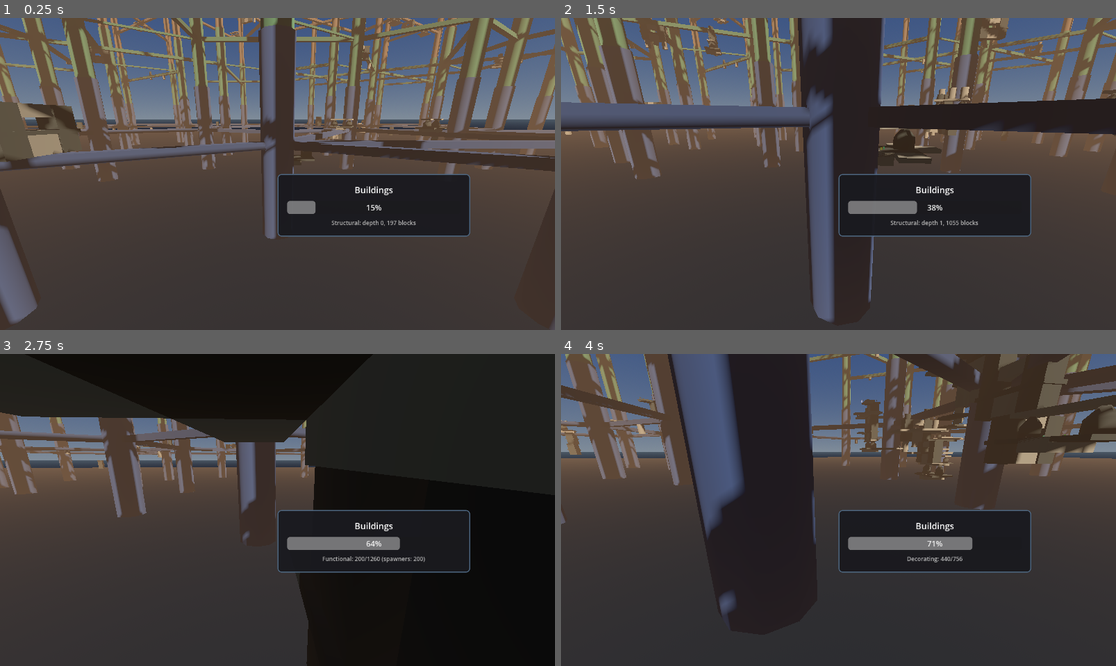
Above: before the commit, frames 1-4 (two rows, left to right).
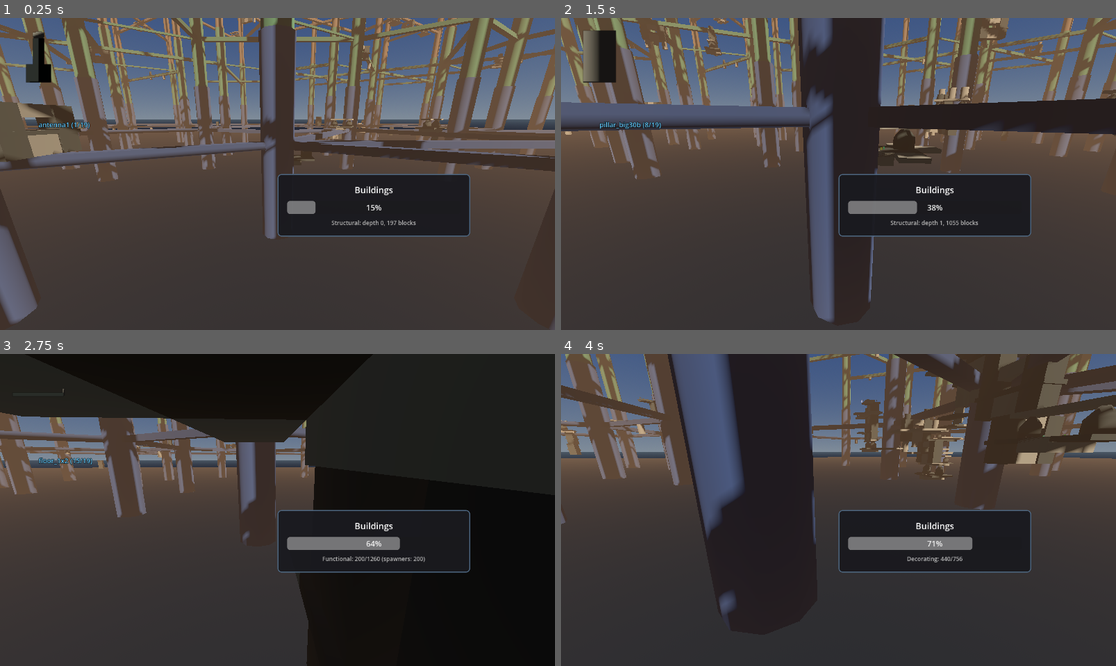
Above: after the commit, the same moments.

Repository: TaxiService/fcar
Game: Godot game, scene res://city/city_test.tscn
Two runs of this game, one before a commit and one after it. Both use one fixed random seed, a clock stepped at 60 frames per second and the inputs below.
Inputs (mouse positions are in pixels of both pictures, inside the frame that each line leads up to):
- Up to frame 1 (0.25 s): no input
- Up to frame 2 (1.5 s): tap Enter at 0.5 s; move the mouse to (866, 174) at 0.52 s; hold W (forward) from 0.53 s (still down); tap Shift (boost) at 0.6 s; click (866, 174) at 0.67 s; tap Space (jump) at 0.77 s; move the mouse to (810, 174) at 1.27 s; tap R (confirm) at 1.35 s
- Up to frame 3 (2.75 s): keep holding W (forward); tap Space (jump) at 1.52 s; move the mouse to (288, 503) at 2.02 s; tap C (crouch) at 2.1 s
- Up to frame 4 (4 s): keep holding W (forward); move the mouse to (832, 516) at 2.77 s; tap V (toggle_auto_hover) at 2.85 s; click (832, 516) at 2.92 s; tap Space (jump) at 3.02, 3.77 s; move the mouse to (877, 513) at 3.52 s; hold F (toggle_control_lock) from 3.53 s (still down)

The runs differ from the first frame. In frame 1, 0.6% of the frame differs, in the area x 4-17%, y 4-36%; in frame 2, 1.0%, in the area x 3-19%, y 4-36%; in frame 3, 0.1%; in frame 4, nothing differs.

Commit message:
fix impostor loading screen not showing when using path-based setup
_setup_from_paths() didn't create ImpostorLoadingScreen dynamically
unlike _find_nodes(), leaving loading_screen null when no path was set.

Co-Authored-By: Claude Opus 4.5 <noreply@anthropic.com>

Diff:
--- a/city/LODIntegration.gd
+++ b/city/LODIntegration.gd
@@ -89,6 +89,13 @@
 	if loading_screen_path:
 		loading_screen = get_node_or_null(loading_screen_path)
 
+	# Create loading screen if not found and show_loading_screen is enabled
+	if not loading_screen and show_loading_screen:
+		loading_screen = ImpostorLoadingScreen.new()
+		loading_screen.name = "ImpostorLoadingScreen"
+		get_tree().root.add_child(loading_screen)
+		print("LODIntegration: Created ImpostorLoadingScreen")
+
 	# Resolve building_generator from CityGenerator or CityGrid
 	if city_generator:
 		building_generator = city_generator.get_node_or_null("Buildings/BuildingGenerator")
